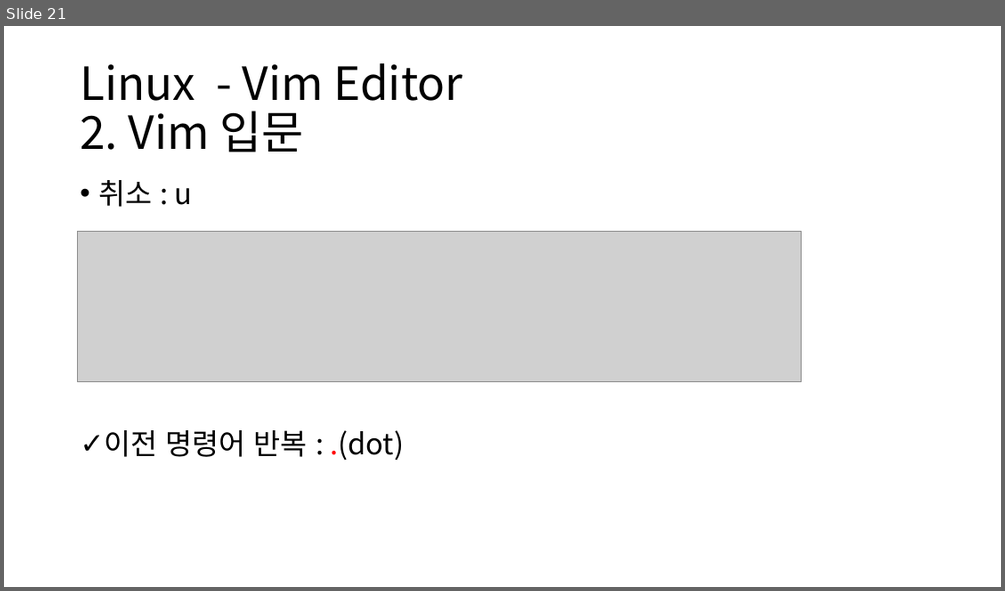
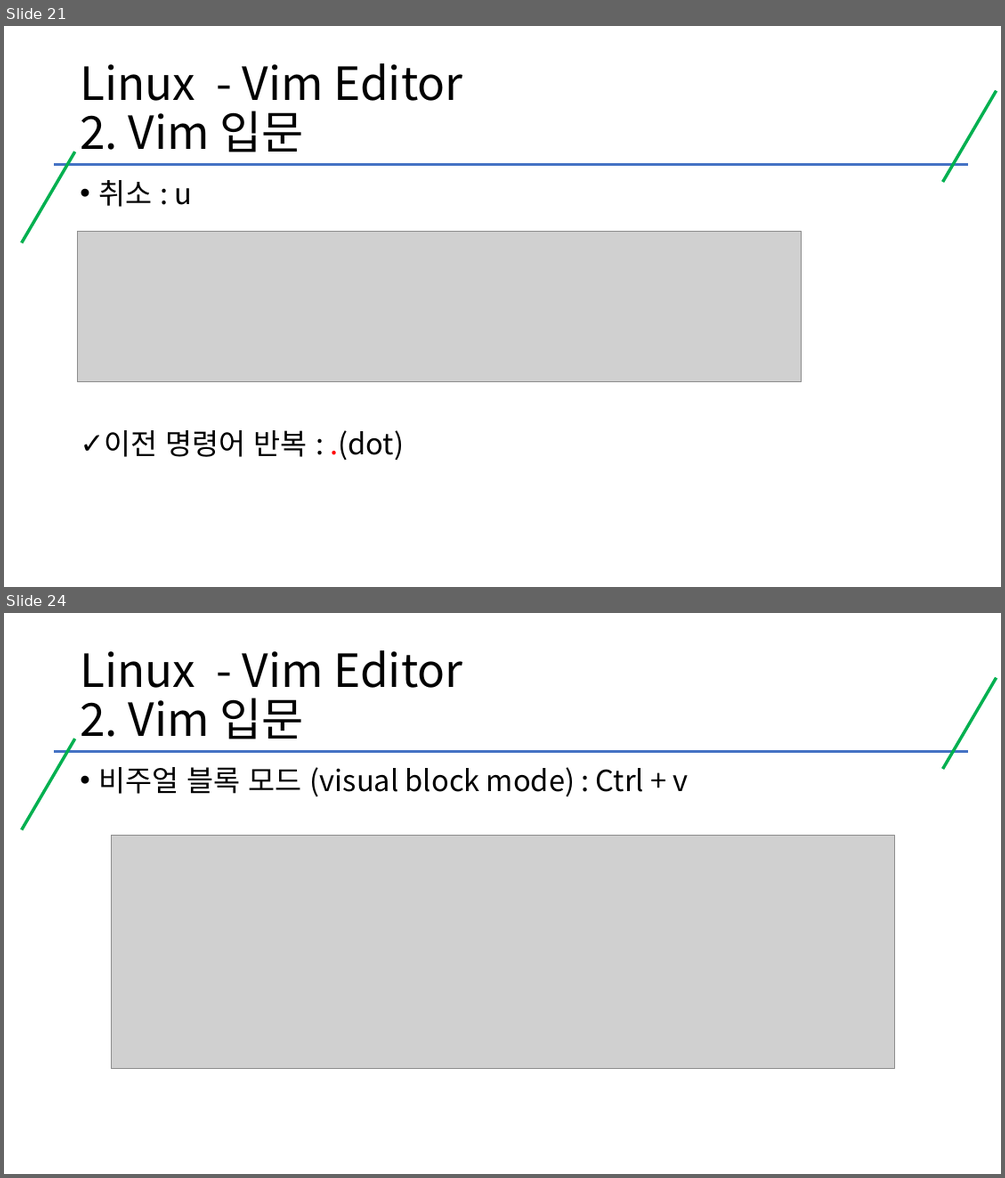
Before and after one commit to kig2929kig/systemProgramming, a slide deck: vi editor.pptx. Shown one above the other, each under a label of ours: slide 21 before the commit, slides 21 and 24 after it; the slides between them are not shown. The pictures are 1005x591 and 1005x1178 pixels, drawn with LibreOffice and Linux fonts; fonts in the diff are those of the drawing; grey boxes stand for pictures. Boxes give left, top, right and bottom in pixels: in the first picture for what was removed or moved away, otherwise in the second. Text is boxed around its words. In the diff, an @@ line names an element or a change of style, - is before the commit and + after.

```diff
--- a/vi editor.pptx
+++ b/vi editor.pptx
@@ slide 24 added at (4, 613, 1001, 1174), background #FFFFFF @@
@@ title added at (80, 650, 462, 739), 44 pt, text #000000 @@
+Linux - Vim Editor
+2. Vim 입문
@@ line added from (996, 678) to (943, 769), #00B050 3 pt @@
@@ line added from (75, 738) to (22, 830), #00B050 3 pt @@
@@ line added from (54, 751) to (969, 751), #4472C4 3 pt @@
@@ text added at (98, 767, 688, 796), 28 pt, text #000000 @@
+• 비주얼 블록 모드 (visual block mode) : Ctrl + v
@@ picture added at (111, 835, 895, 1069) @@
@@ slide 21 changed as well @@
@@ line added from (996, 91) to (943, 182), #00B050 3 pt @@
@@ line added from (75, 151) to (22, 243), #00B050 3 pt @@
@@ line added from (54, 164) to (969, 164), #4472C4 3 pt @@
```
Also in this commit, not shown: 20 other slides changed, 7 other slides added, 1 slide removed.
